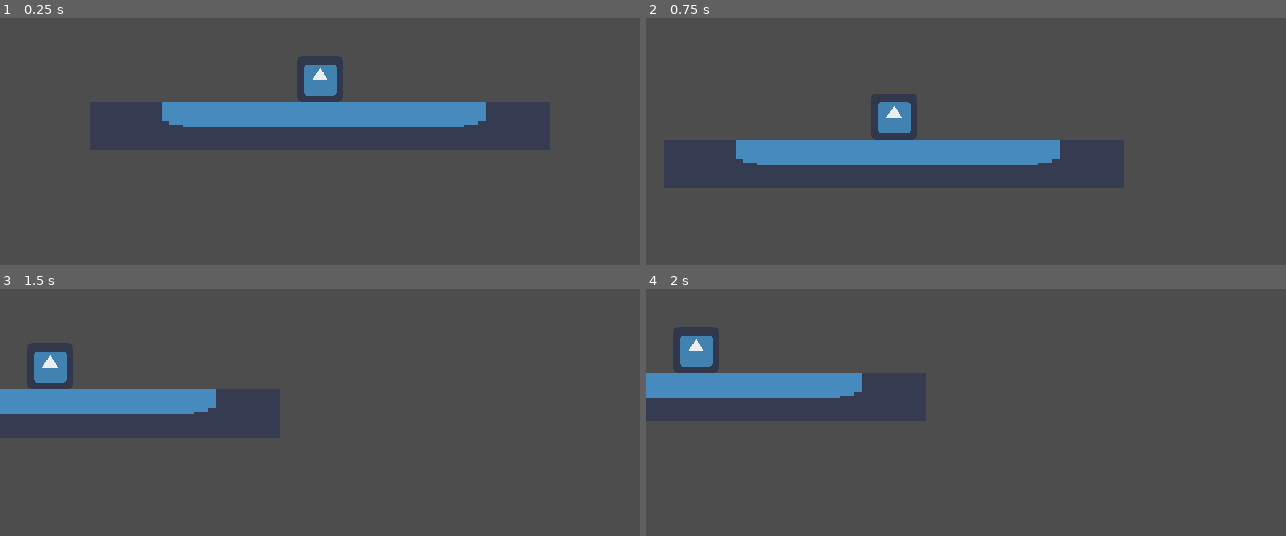
Above: before the commit, frames 1-4 (two rows, left to right).
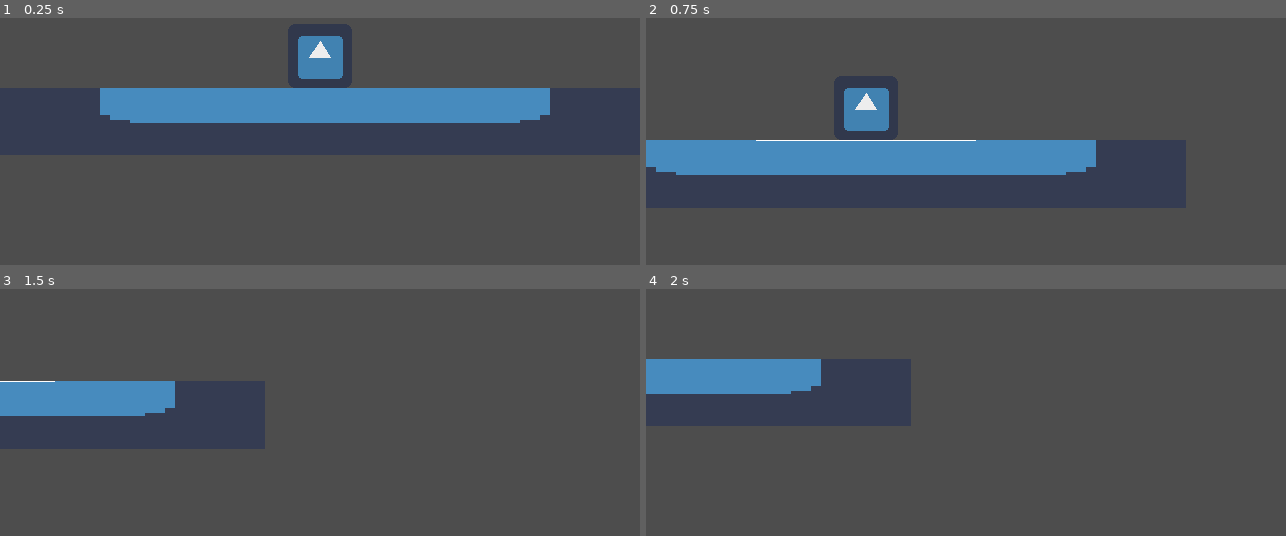
Above: after the commit, the same moments.

Repository: fitafunsoftware/project-fff
Game: Godot game, scene res://scenes/world.tscn
Same seed, same stepped clock (60 frames per second), same inputs: the game is played once before the commit and once after it. This scene is started directly instead of the project's main scene. The engine's default icon, where the game draws it, is replaced by a stand-in: a white triangle on a blue panel in a dark square.
Inputs:
- Up to frame 1 (0.25 s): no input
- Up to frame 2 (0.75 s): tap Enter (start) at 0.5 s; hold D (dpright) from 0.53 s (still down); tap K (a) at 0.6 s
- Up to frame 3 (1.5 s): release D (dpright) at 1.28 s; hold Backspace (back) from 1.28 s (still down); tap K (a) at 1.35 s
- Up to frame 4 (2 s): keep holding Backspace (back)

The runs differ from the first frame. In frame 1, 8.3% of the frame differs, in the area x 15-86%, y 2-45%; in frame 2, 7.7%; in frame 3, 2.8%; in frame 4, 3.4%.
Error in both runs: Invalid access to property or key 'FLOOR_ANGLE' on a base object of type 'Dictionary'. (res://autoloads/global_params.gd:14)

Commit message:
Fix camera size to maintain pixels.

Diff:
--- a/scenes/world.tscn
+++ b/scenes/world.tscn
@@ -57,8 +57,8 @@
 projection = 1
 current = true
 fov = 37.8493
-size = 5.0
-far = 100.0
+size = 3.6
+far = 50.0
 
 [node name="VerticalSprite3D" type="Sprite3D" parent="."]
 material_override = SubResource("ShaderMaterial_gaciq")
--- a/scripts/camera_body.gd
+++ b/scripts/camera_body.gd
@@ -1,7 +1,7 @@
 extends CharacterBody3D
 
-const SPEED = 5.0
-const JUMP_VELOCITY = 4.5
+const SPEED : float = 5.0
+const JUMP_VELOCITY : float = 4.5
 
 # Get the gravity from the project settings to be synced with RigidBody3D nodes.
 var gravity = ProjectSettings.get_setting("physics/3d/default_gravity")
